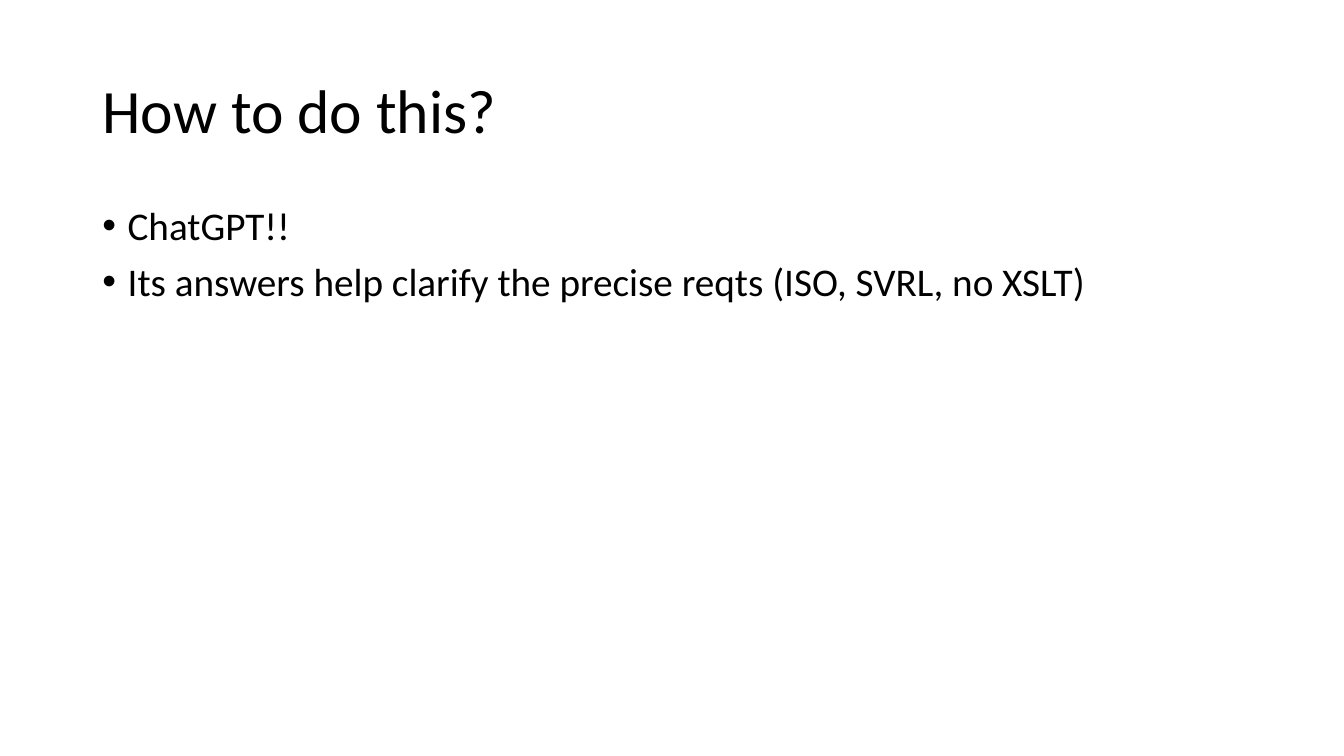
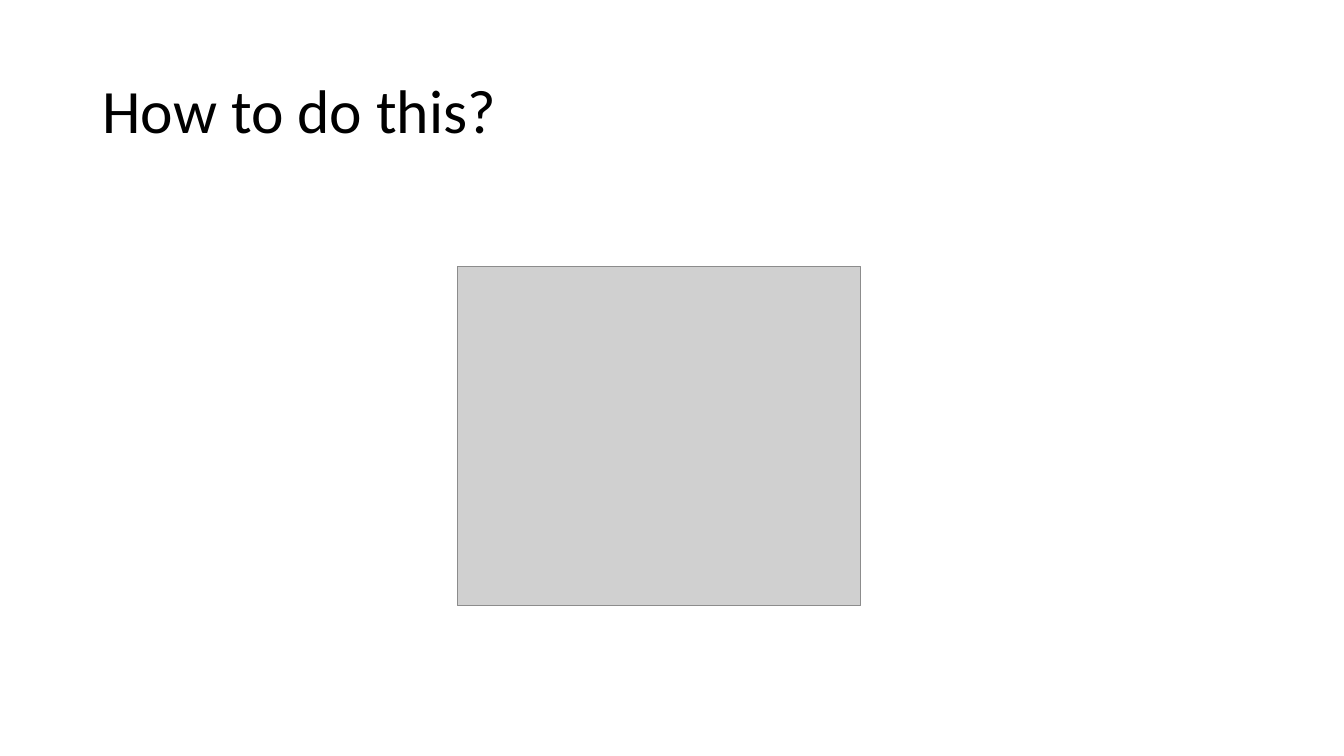
Before and after one commit to AndrewSales/XQS, a slide deck: slide 9 of Markup UK 2023 slides.pptx (slide 5 before the commit). Drawn at 1344x756 pixels with LibreOffice and Linux fonts; fonts in the diff are those of the drawing; grey boxes stand for pictures. Boxes give left, top, right and bottom in pixels: in the first picture for what was removed or moved away, otherwise in the second. Text is boxed around its words. In the diff, an @@ line names an element or a change of style, - is before the commit and + after.

```diff
--- a/Markup UK 2023 slides.pptx
+++ b/Markup UK 2023 slides.pptx
@@ text removed at (128,212,1084,303) @@
-• ChatGPT!!
-• Its answers help clarify the precise reqts (ISO, SVRL, no XSLT)
@@ picture added at (458,266,861,606) @@
```
Also in this commit, not shown: 3 other slides changed, 11 slides added, 1 other file.
